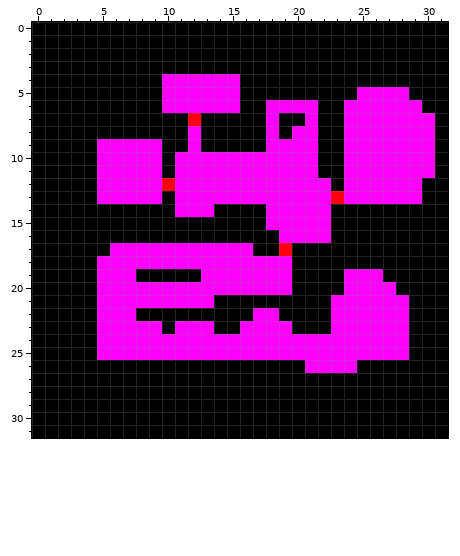
Edited in one commit: pixel-art sprite (res/bitmaps/level1.png). The picture above was drawn from the file before the commit.
The file is 32x32 pixels.
Now the later version:
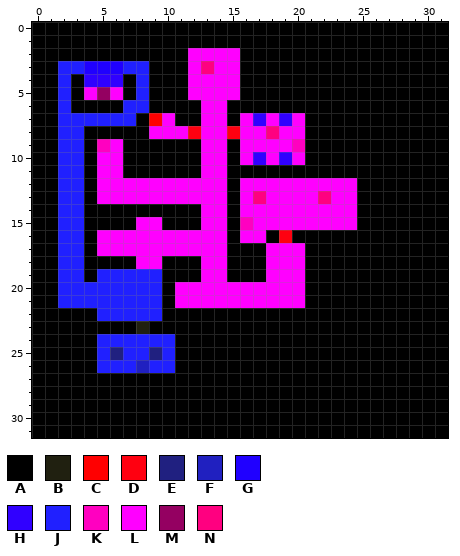
Palette (. is transparent): A #000000  B #202010  C #ff0001  D #ff0010  E #202080  F #2020c0  G #2000ff  H #3000ff  J #2020ff  K #ff00c0  L #ff00ff  M #940061  N #ff0080
What changed:
y 2: x 12..15 AAAA -> LLLL
y 3: x 2..8 AAAAAAA -> JJGGGJJ; x 12..15 AAAA -> LNLL
y 4: x 2 A -> J; x 4..6 AAA -> HHH; x 8 A -> J; x 10..11 LL -> AA
y 5: x 2 A -> J; x 4..6 AAA -> LML; x 8 A -> J; x 10..11 LL -> AA; x 25..28 LLLL -> AAAA
y 6: x 2 A -> J; x 7..8 AA -> JJ; x 10..12 LLL -> AAA; x 15 L -> A; x 18..21 LLLL -> AAAA; x 24..29 LLLLLL -> AAAAAA
y 7: x 2..7 AAAAAA -> JJJJJJ; x 9..10 AA -> CL; x 12..14 DAA -> ALL; x 16..17 AA -> LH; x 19..21 AAL -> HLA; x 24..30 LLLLLLL -> AAAAAAA
y 8: x 2..3 AA -> JJ; x 9..19 AAALAAAAALA -> LLLDLLDLLNL; x 21 L -> A; x 24..30 LLLLLLL -> AAAAAAA
y 9: x 2..3 AA -> JJ; x 5 L -> K; x 7..9 LLL -> AAA; x 12..14 LAA -> ALL; x 16..17 AA -> LL; x 20..21 LL -> KA; x 24..30 LLLLLLL -> AAAAAAA
y 10: x 2..3 AA -> JJ; x 7..9 LLL -> AAA; x 11..12 LL -> AA; x 15 L -> A; x 17 L -> H; x 19 L -> H; x 21 L -> A; x 24..30 LLLLLLL -> AAAAAAA
y 11: x 2..3 AA -> JJ; x 7..9 LLL -> AAA; x 11..12 LL -> AA; x 15..21 LLLLLLL -> AAAAAAA; x 24..30 LLLLLLL -> AAAAAAA
y 12: x 2..3 AA -> JJ; x 10 D -> L; x 15 L -> A; x 23 A -> L; x 25..29 LLLLL -> AAAAA
y 13: x 2..3 AA -> JJ; x 10 A -> L; x 15 L -> A; x 17 L -> N; x 22..23 LD -> NL; x 25..29 LLLLL -> AAAAA
y 14: x 2..3 AA -> JJ; x 11..12 LL -> AA; x 14 A -> L; x 16..17 AA -> LL; x 23..24 AA -> LL
y 15: x 2..3 AA -> JJ; x 8..9 AA -> LL; x 13..14 AA -> LL; x 16..17 AA -> KL; x 23..24 AA -> LL
y 16: x 2..3 AA -> JJ; x 5..14 AAAAAAAAAA -> LLLLLLLLLL; x 16..17 AA -> LL; x 19..22 LLLL -> DAAA
y 17: x 2..3 AA -> JJ; x 5 A -> L; x 15..16 LL -> AA; x 18..20 ADA -> LLL
y 18: x 2..3 AA -> JJ; x 5..7 LLL -> AAA; x 10..12 LLL -> AAA; x 15..17 LLL -> AAA; x 20 A -> L
y 19: x 2..3 AA -> JJ; x 5..9 LLLAA -> JJJJJ; x 15..17 LLL -> AAA; x 20 A -> L; x 24..26 LLL -> AAA
y 20: x 2..10 AAALLLLLL -> JJJJJJJJA; x 20 A -> L; x 24..27 LLLL -> AAAA
y 21: x 2..10 AAALLLLLL -> JJJJJJJJA; x 14..20 AAAAAAA -> LLLLLLL; x 23..28 LLLLLL -> AAAAAA
y 22: x 5..9 LLLAA -> JJJJJ; x 17..18 LL -> AA; x 23..28 LLLLLL -> AAAAAA
y 23: x 5..9 LLLLL -> AAABA; x 11..13 LLL -> AAA; x 16..19 LLLL -> AAAA; x 23..28 LLLLLL -> AAAAAA
y 24: x 5..28 LLLLLLLLLLLLLLLLLLLLLLLL -> JJJJJJAAAAAAAAAAAAAAAAAA
y 25: x 5..28 LLLLLLLLLLLLLLLLLLLLLLLL -> JEJJEJAAAAAAAAAAAAAAAAAA
y 26: x 5..10 AAAAAA -> JJJFJJ; x 21..24 LLLL -> AAAA
Pixel boxes of the changes (left, top, right, bottom) in both pictures:
changed: (58, 48, 435, 373)
